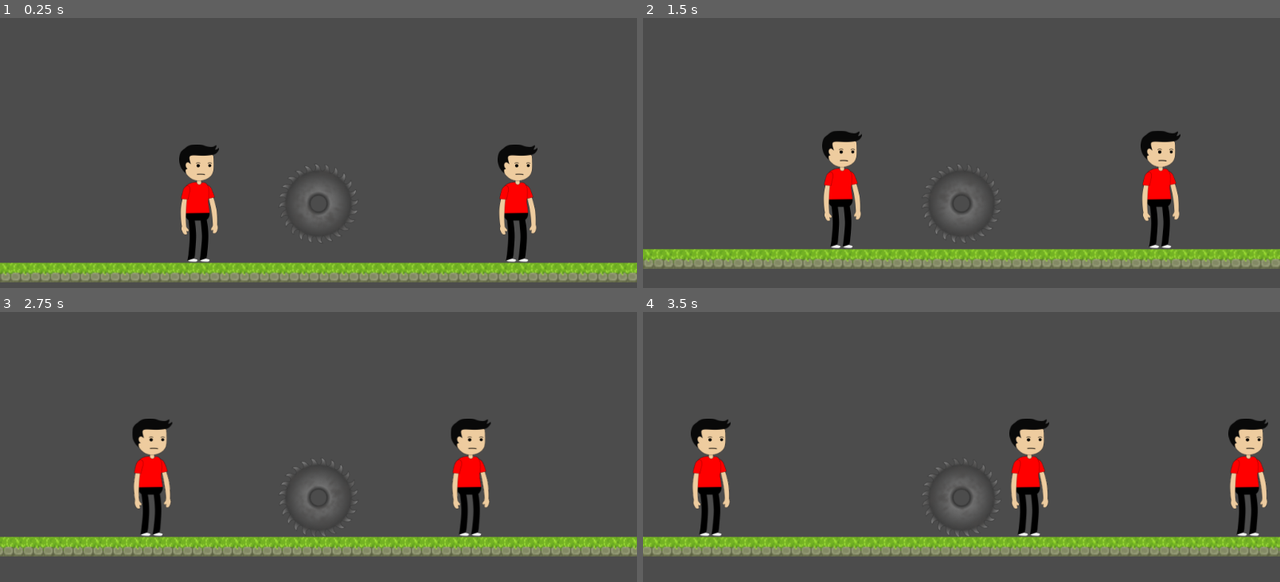
Above: before the commit, frames 1-4 (two rows, left to right).
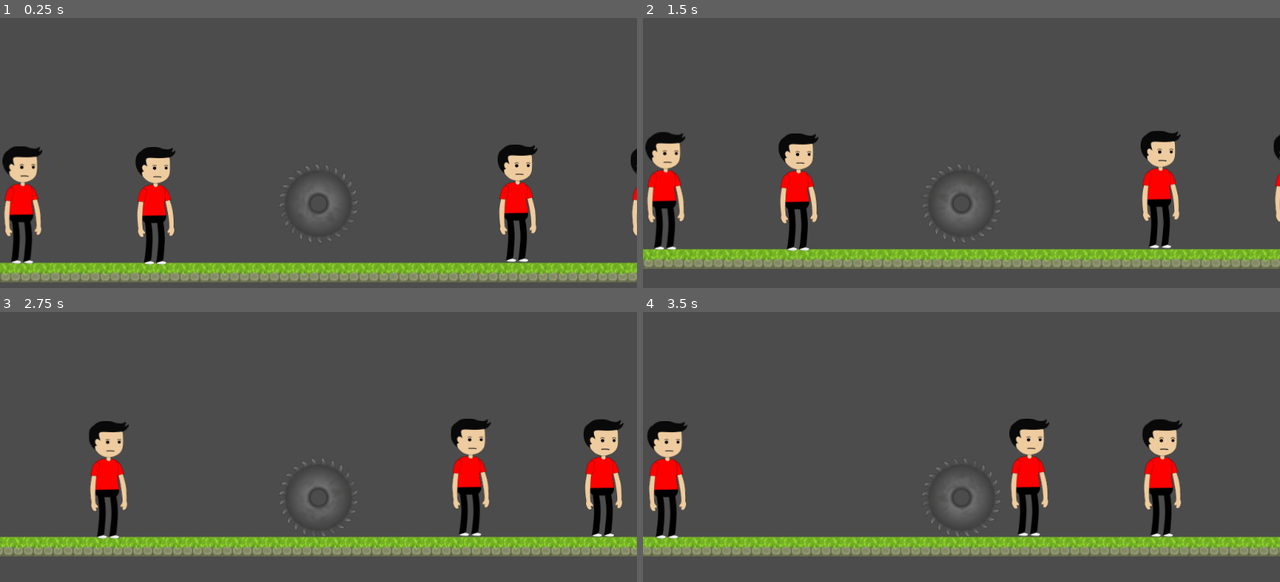
Above: after the commit, the same moments.

Repository: RetroIndieJosh/sawblade
Game: Godot game, scene res://scenes/Game.tscn
Same seed, same stepped clock (60 frames per second), same inputs: the game is played once before the commit and once after it.
Inputs:
- Up to frame 1 (0.25 s): no input
- Up to frame 2 (1.5 s): hold D (right) 0.53-1.28 s; hold A (left) from 1.28 s (still down)
- Up to frame 3 (2.75 s): release A (left) at 2.03 s; hold D (right) from 2.03 s (still down)
- Up to frame 4 (3.5 s): keep holding D (right)

The runs differ from the first frame. In frame 1, 5.4% of the frame differs, in the area x 0-100%, y 46-92%; in frame 2, 5.4%; in frame 3, 5.2%; in frame 4, 7.0%, in the area x 0-99%, y 39-85%.

Commit message:
Go through people on collision, but loads slow, possible bottleneck in adding rigid bodies

Diff:
--- a/scenes/Broken Body.tscn
+++ b/scenes/Broken Body.tscn
@@ -19,7 +19,7 @@
 extents = Vector2( 15.6727, 26.2817 )
 
 [node name="Broken Body" type="Node2D"]
-position = Vector2( 0, -34.4546 )
+position = Vector2( 0, -46.8017 )
 
 [node name="Head" type="RigidBody2D" parent="."]
 position = Vector2( 0, -70.436 )
@@ -66,7 +66,7 @@
 shape = SubResource( 2 )
 
 [node name="Left Leg" type="RigidBody2D" parent="."]
-position = Vector2( 12.8956, 83.8447 )
+position = Vector2( 34.7836, 83.8447 )
 collision_layer = 2
 collision_mask = 2
 __meta__ = {
@@ -80,7 +80,7 @@
 shape = SubResource( 3 )
 
 [node name="Right Leg" type="RigidBody2D" parent="."]
-position = Vector2( -6.77448, 83.8447 )
+position = Vector2( -17.4379, 80.4773 )
 collision_layer = 2
 collision_mask = 2
 __meta__ = {
--- a/scenes/Game.tscn
+++ b/scenes/Game.tscn
@@ -1,8 +1,9 @@
-[gd_scene load_steps=8 format=2]
-
-[ext_resource path="res://scenes/Enemy.tscn" type="PackedScene" id=1]
+[gd_scene load_steps=10 format=2]
+
+[ext_resource path="res://assets/Character_Preview.png" type="Texture" id=1]
 [ext_resource path="res://scenes/Player.tscn" type="PackedScene" id=2]
 [ext_resource path="res://assets/Tilemap.png" type="Texture" id=3]
+[ext_resource path="res://scripts/Enemy.gd" type="Script" id=4]
 
 [sub_resource type="ConvexPolygonShape2D" id=1]
 points = PoolVector2Array( 16, 16, 0, 16, 0, 0, 16, 0 )
@@ -77,6 +78,9 @@
 } ]
 1/z_index = 0
 
+[sub_resource type="RectangleShape2D" id=5]
+extents = Vector2( 36.1997, 94.0276 )
+
 [node name="Game" type="Node2D"]
 
 [node name="Player" parent="." instance=ExtResource( 2 )]
@@ -92,38 +96,267 @@
 format = 1
 tile_data = PoolIntArray( -1900468, 1, 0, -1834932, 1, 0, -1769396, 1, 0, -1638446, 1, 0, -1703860, 1, 0, -1572910, 1,  …(2226 unchanged characters)…
 
-[node name="Enemy" parent="." instance=ExtResource( 1 )]
+[node name="Enemy2" type="Node2D" parent="."]
 position = Vector2( 96, -144 )
-
-[node name="Enemy2" parent="." instance=ExtResource( 1 )]
-position = Vector2( 592, -144 )
-
-[node name="Enemy3" parent="." instance=ExtResource( 1 )]
-position = Vector2( 448, -144 )
-
-[node name="Enemy4" parent="." instance=ExtResource( 1 )]
-position = Vector2( 944, -144 )
-
-[node name="Enemy5" parent="." instance=ExtResource( 1 )]
-position = Vector2( 816, -144 )
-
-[node name="Enemy6" parent="." instance=ExtResource( 1 )]
-position = Vector2( 1312, -144 )
-
-[node name="Enemy7" parent="." instance=ExtResource( 1 )]
-position = Vector2( 1168, -144 )
-
-[node name="Enemy8" parent="." instance=ExtResource( 1 )]
-position = Vector2( 1664, -144 )
-
-[node name="Enemy17" parent="." instance=ExtResource( 1 )]
-position = Vector2( -1264, -144 )
-
-[node name="Enemy18" parent="." instance=ExtResource( 1 )]
-position = Vector2( -768, -144 )
-
-[node name="Enemy19" parent="." instance=ExtResource( 1 )]
-position = Vector2( -912, -144 )
-
-[node name="Enemy20" parent="." instance=ExtResource( 1 )]
-position = Vector2( -416, -144 )
+script = ExtResource( 4 )
+__meta__ = {
+"_edit_group_": true
+}
+
+[node name="Full Body" type="Area2D" parent="Enemy2"]
+
+[node name="Sprite" type="Sprite" parent="Enemy2/Full Body"]
+texture = ExtResource( 1 )
+__meta__ = {
+"_edit_lock_": true
+}
+
+[node name="CollisionShape2D" type="CollisionShape2D" parent="Enemy2/Full Body"]
+shape = SubResource( 5 )
+__meta__ = {
+"_edit_lock_": true
+}
+
+[node name="Enemy3" type="Node2D" parent="."]
+position = Vector2( 309.574, -142.665 )
+script = ExtResource( 4 )
+__meta__ = {
+"_edit_group_": true
+}
+
+[node name="Full Body" type="Area2D" parent="Enemy3"]
+
+[node name="Sprite" type="Sprite" parent="Enemy3/Full Body"]
+texture = ExtResource( 1 )
+__meta__ = {
+"_edit_lock_": true
+}
+
+[node name="CollisionShape2D" type="CollisionShape2D" parent="Enemy3/Full Body"]
+shape = SubResource( 5 )
+__meta__ = {
+"_edit_lock_": true
+}
+
+[node name="Enemy4" type="Node2D" parent="."]
+position = Vector2( 536.497, -141.33 )
+script = ExtResource( 4 )
+__meta__ = {
+"_edit_group_": true
+}
+
+[node name="Full Body" type="Area2D" parent="Enemy4"]
+
+[node name="Sprite" type="Sprite" parent="Enemy4/Full Body"]
+texture = ExtResource( 1 )
+__meta__ = {
+"_edit_lock_": true
+}
+
+[node name="CollisionShape2D" type="CollisionShape2D" parent="Enemy4/Full Body"]
+shape = SubResource( 5 )
+__meta__ = {
+"_edit_lock_": true
+}
+
+[node name="Enemy5" type="Node2D" parent="."]
+position = Vector2( 750.071, -139.995 )
+script = ExtResource( 4 )
+__meta__ = {
+"_edit_group_": true
+}
+
+[node name="Full Body" type="Area2D" parent="Enemy5"]
+
+[node name="Sprite" type="Sprite" parent="Enemy5/Full Body"]
+texture = ExtResource( 1 )
+__meta__ = {
+"_edit_lock_": true
+}
+
+[node name="CollisionShape2D" type="CollisionShape2D" parent="Enemy5/Full Body"]
+shape = SubResource( 5 )
+__meta__ = {
+"_edit_lock_": true
+}
+
+[node name="Enemy6" type="Node2D" parent="."]
+position = Vector2( 971.655, -144 )
+script = ExtResource( 4 )
+__meta__ = {
+"_edit_group_": true
+}
+
+[node name="Full Body" type="Area2D" parent="Enemy6"]
+
+[node name="Sprite" type="Sprite" parent="Enemy6/Full Body"]
+texture = ExtResource( 1 )
+__meta__ = {
+"_edit_lock_": true
+}
+
+[node name="CollisionShape2D" type="CollisionShape2D" parent="Enemy6/Full Body"]
+shape = SubResource( 5 )
+__meta__ = {
+"_edit_lock_": true
+}
+
+[node name="Enemy7" type="Node2D" parent="."]
+position = Vector2( 1185.23, -142.665 )
+script = ExtResource( 4 )
+__meta__ = {
+"_edit_group_": true
+}
+
+[node name="Full Body" type="Area2D" parent="Enemy7"]
+
+[node name="Sprite" type="Sprite" parent="Enemy7/Full Body"]
+texture = ExtResource( 1 )
+__meta__ = {
+"_edit_lock_": true
+}
+
+[node name="CollisionShape2D" type="CollisionShape2D" parent="Enemy7/Full Body"]
+shape = SubResource( 5 )
+__meta__ = {
+"_edit_lock_": true
+}
+
+[node name="Enemy8" type="Node2D" parent="."]
+position = Vector2( 1412.15, -141.33 )
+script = ExtResource( 4 )
+__meta__ = {
+"_edit_group_": true
+}
+
+[node name="Full Body" type="Area2D" parent="Enemy8"]
+
+[node name="Sprite" type="Sprite" parent="Enemy8/Full Body"]
+texture = ExtResource( 1 )
+__meta__ = {
+"_edit_lock_": true
+}
+
+[node name="CollisionShape2D" type="CollisionShape2D" parent="Enemy8/Full Body"]
+shape = SubResource( 5 )
+__meta__ = {
+"_edit_lock_": true
+}
+
+[node name="Enemy9" type="Node2D" parent="."]
+position = Vector2( 1625.73, -139.995 )
+script = ExtResource( 4 )
+__meta__ = {
+"_edit_group_": true
+}
+
+[node name="Full Body" type="Area2D" parent="Enemy9"]
+
+[node name="Sprite" type="Sprite" parent="Enemy9/Full Body"]
+texture = ExtResource( 1 )
+__meta__ = {
+"_edit_lock_": true
+}
+
+[node name="CollisionShape2D" type="CollisionShape2D" parent="Enemy9/Full Body"]
+shape = SubResource( 5 )
+__meta__ = {
+"_edit_lock_": true
+}
+
+[node name="Enemy10" type="Node2D" parent="."]
+position = Vector2( -1140.06, -144 )
+script = ExtResource( 4 )
+__meta__ = {
+"_edit_group_": true
+}
+
+[node name="Full Body" type="Area2D" parent="Enemy10"]
+
+[node name="Sprite" type="Sprite" parent="Enemy10/Full Body"]
+texture = ExtResource( 1 )
+__meta__ = {
+"_edit_lock_": true
+}
+
+[node name="CollisionShape2D" type="CollisionShape2D" parent="Enemy10/Full Body"]
+shape = SubResource( 5 )
+__meta__ = {
+"_edit_lock_": true
+}
+
+[node name="Enemy11" type="Node2D" parent="."]
+position = Vector2( -926.487, -142.665 )
+script = ExtResource( 4 )
+__meta__ = {
+"_edit_group_": true
+}
+
+[node name="Full Body" type="Area2D" parent="Enemy11"]
+
+[node name="Sprite" type="Sprite" parent="Enemy11/Full Body"]
+texture = ExtResource( 1 )
+__meta__ = {
+"_edit_lock_": true
+}
+
+[node name="CollisionShape2D" type="CollisionShape2D" parent="Enemy11/Full Body"]
+shape = SubResource( 5 )
+__meta__ = {
+"_edit_lock_": true
+}
+
+[node name="Enemy12" type="Node2D" parent="."]
+position = Vector2( -699.565, -141.33 )
+script = ExtResource( 4 )
+__meta__ = {
+"_edit_group_": true
+}
+
+[node name="Full Body" type="Area2D" parent="Enemy12"]
+
+[node name="Sprite" type="Sprite" parent="Enemy12/Full Body"]
+texture = ExtResource( 1 )
+__meta__ = {
+"_edit_lock_": true
+}
+
+[node name="CollisionShape2D" type="CollisionShape2D" parent="Enemy12/Full Body"]
+shape = SubResource( 5 )
+__meta__ = {
+"_edit_lock_": true
+}
+
+[node name="Enemy13" type="Node2D" parent="."]
+position = Vector2( -485.99, -139.995 )
+script = ExtResource( 4 )
+__meta__ = {
+"_edit_group_": true
+}
+
+[node name="Full Body" type="Area2D" parent="Enemy13"]
+
+[node name="Sprite" type="Sprite" parent="Enemy13/Full Body"]
+texture = ExtResource( 1 )
+__meta__ = {
+"_edit_lock_": true
+}
+
+[node name="CollisionShape2D" type="CollisionShape2D" parent="Enemy13/Full Body"]
+shape = SubResource( 5 )
+__meta__ = {
+"_edit_lock_": true
+}
+
+[connection signal="body_entered" from="Enemy2/Full Body" to="Enemy2" method="_on_Full_Body_body_entered"]
+[connection signal="body_entered" from="Enemy3/Full Body" to="Enemy3" method="_on_Full_Body_body_entered"]
+[connection signal="body_entered" from="Enemy4/Full Body" to="Enemy4" method="_on_Full_Body_body_entered"]
+[connection signal="body_entered" from="Enemy5/Full Body" to="Enemy5" method="_on_Full_Body_body_entered"]
+[connection signal="body_entered" from="Enemy6/Full Body" to="Enemy6" method="_on_Full_Body_body_entered"]
+[connection signal="body_entered" from="Enemy7/Full Body" to="Enemy7" method="_on_Full_Body_body_entered"]
+[connection signal="body_entered" from="Enemy8/Full Body" to="Enemy8" method="_on_Full_Body_body_entered"]
+[connection signal="body_entered" from="Enemy9/Full Body" to="Enemy9" method="_on_Full_Body_body_entered"]
+[connection signal="body_entered" from="Enemy10/Full Body" to="Enemy10" method="_on_Full_Body_body_entered"]
+[connection signal="body_entered" from="Enemy11/Full Body" to="Enemy11" method="_on_Full_Body_body_entered"]
+[connection signal="body_entered" from="Enemy12/Full Body" to="Enemy12" method="_on_Full_Body_body_entered"]
+[connection signal="body_entered" from="Enemy13/Full Body" to="Enemy13" method="_on_Full_Body_body_entered"]
--- a/scripts/Enemy.gd
+++ b/scripts/Enemy.gd
@@ -1,14 +1,25 @@
 extends Node2D
 
-const EXPLODE_FORCE = 200
+const FORWARD_FORCE = 80
+const UP_FORCE = 2
 
 onready var broken_body = preload("res://scenes/Broken Body.tscn")
+onready var instance = broken_body.instance()
+
+var is_dead = false
 
 func kill(force_mult):
-        var instance = broken_body.instance()
-        var explode_force = EXPLODE_FORCE * force_mult;
+        if is_dead:
+                return
+
+        var forward_force = FORWARD_FORCE * force_mult;
+        for child in instance.get_children():
+                var offset = Vector2(forward_force, randf() * UP_FORCE)
+                child.apply_impulse(Vector2.ZERO, offset)
         add_child(instance)
-        for child in instance.get_children():
-                var offset = Vector2(randf() * explode_force, randf() * explode_force)
-                child.apply_impulse(Vector2.ZERO, offset)
         $"Full Body".queue_free()
+        is_dead = true
+
+func _on_Full_Body_body_entered(body):
+        if body.name == "Player":
+                kill(body.direction)
--- a/scripts/Player.gd
+++ b/scripts/Player.gd
@@ -24,7 +24,8 @@
         process_input(delta)
         process_gravity(delta)
 
-        move_on_floor()
+        update_forward_velocity()
+        process_move()
 
         check_enemy()
         check_wall()
@@ -54,20 +55,6 @@
                 if collider.get_name() == "Full Body":
                         collider.get_node("..").kill(direction)
 
-func move_on_floor():
-        is_on_platform = platform_detector.is_colliding()
-        if is_on_platform:
-                velocity.x = direction * forward_speed
-        else:
-                velocity.x = 0
-
-        var snap_vector = Vector2.ZERO
-        #if direction.y == 0.0:
-        snap_vector = Vector2.DOWN * floor_det_dist
-        velocity = move_and_slide_with_snap(
-                velocity, snap_vector, Vector2.UP, not is_on_platform, 4, 0.9, false
-        )
-
 func check_wall():
         if is_on_wall():
                 velocity.x = 0
@@ -83,3 +70,18 @@
                 velocity.y = 0
                 return
         velocity.y += gravity * delta
+
+func process_move():
+        var snap_vector = Vector2.ZERO
+        #if direction.y == 0.0:
+        snap_vector = Vector2.DOWN * floor_det_dist
+        velocity = move_and_slide_with_snap(
+                velocity, snap_vector, Vector2.UP, not is_on_platform, 4, 0.9, false
+        )
+
+func update_forward_velocity():
+        is_on_platform = platform_detector.is_colliding()
+        if is_on_platform:
+                velocity.x = direction * forward_speed
+        else:
+                velocity.x = 0
